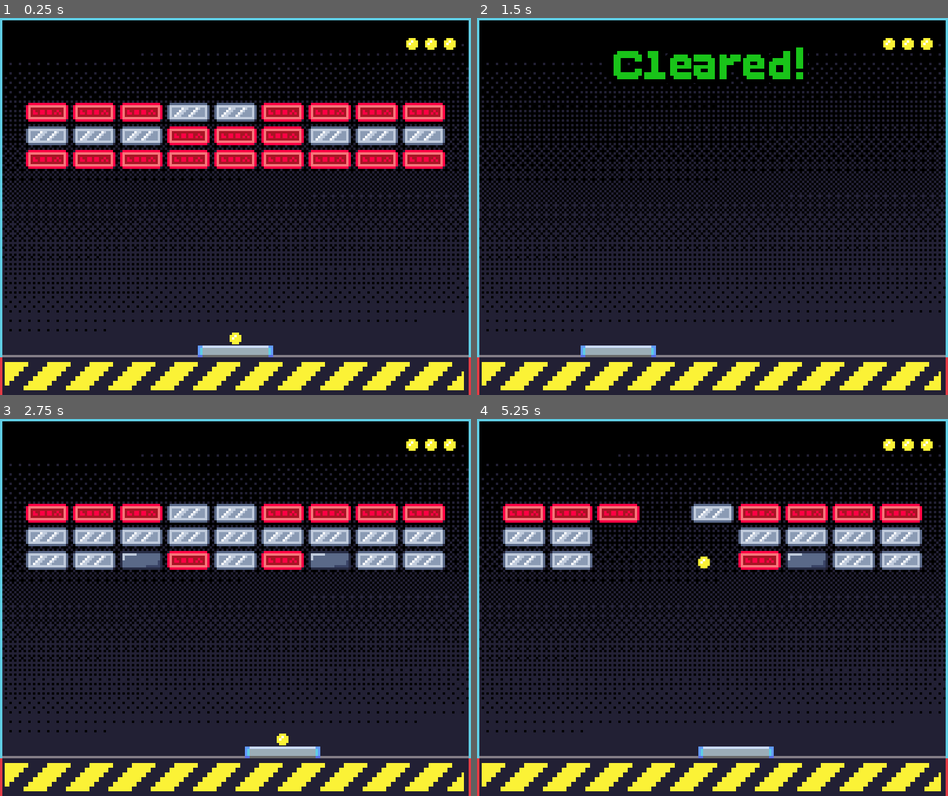
Above: before the commit, frames 1-4 (two rows, left to right).
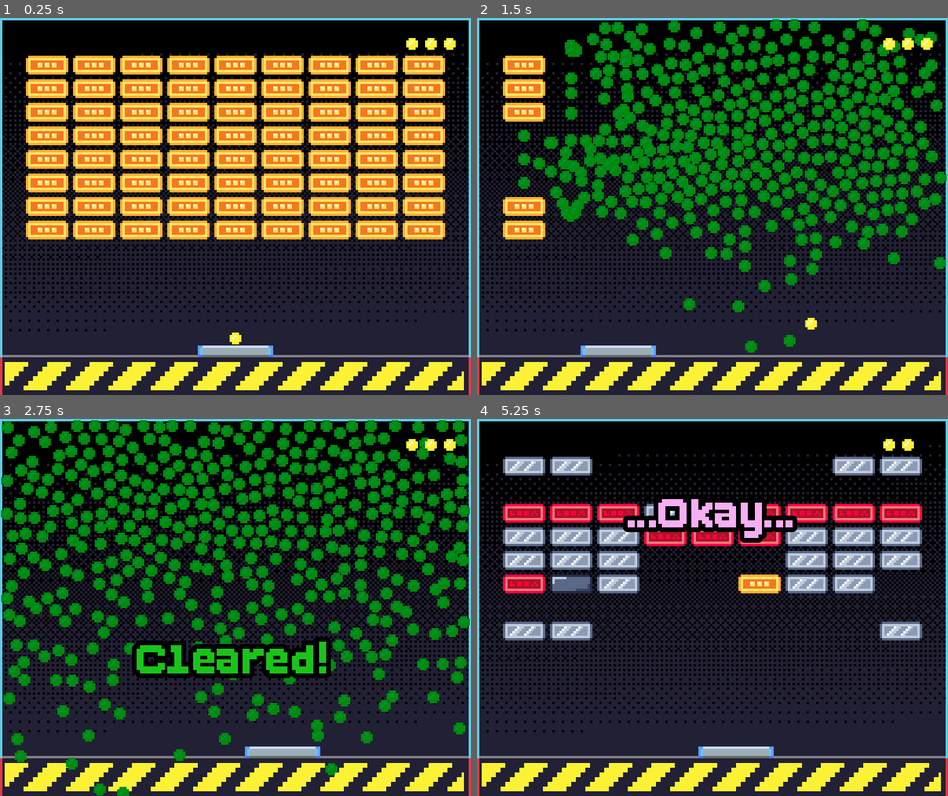
Above: after the commit, the same moments.

Repository: M-erb/godot-bouncy-breakout
Game: Godot game, scene res://scenes/world/world.tscn
Two runs of this game, one before a commit and one after it. Both use one fixed random seed, a clock stepped at 60 frames per second and the inputs below.
Inputs (mouse positions are in pixels of both pictures, inside the frame that each line leads up to):
- Up to frame 1 (0.25 s): no input
- Up to frame 2 (1.5 s): tap Enter at 0.5 s; move the mouse to (816, 187) at 0.52 s; click (816, 187) at 0.67 s; move the mouse to (618, 225) at 1.27 s; click (618, 225) at 1.42 s
- Up to frame 3 (2.75 s): move the mouse to (282, 524) at 2.02 s; click (282, 524) at 2.17 s
- Up to frame 4 (5.25 s): move the mouse to (688, 682) at 2.77 s; click (688, 682) at 2.92 s; move the mouse to (853, 664) at 3.52 s; click (853, 664) at 3.67 s; move the mouse to (571, 550) at 4.27 s; click (571, 550) at 4.42 s; move the mouse to (736, 607) at 5.02 s; click (736, 607) at 5.17 s

The runs differ from the first frame. In frame 1, 31% of the frame differs, in the area x 5-95%, y 10-59%; in frame 2, 28%; in frame 3, 37%, in the area x 0-100%, y 0-100%; in frame 4, 11%.

Commit message:
update: add shrapnal lvls

Diff:
--- a/scripts/global.gd
+++ b/scripts/global.gd
@@ -22,12 +22,32 @@
 
 const lvls := [
 	[
+		'SSSSSSSSS',
+		'SSSSSSSSS',
+		'SSSSSSSSS',
+		'SSSSSSSSS',
+		'SSSSSSSSS',
+		'SSSSSSSSS',
+		'SSSSSSSSS',
+		'SSSSSSSSS',
+	],
+	[
+		'OO-----OO',
+		'---------',
+		'BBBOOBBBB',
+		'OOOBBBOOO',
+		'OOO---OOO',
+		'BHO--SOO-',
+		'---------',
+		'OO-----OO',
+	],
+	[
 		'---------',
 		'---------',
 		'BBBOOBBBB',
 		'OOOBBBOOO',
 		'BBBBBBBBB',
-		'---------',
+		'----S----',
 		'---------',
 		'---------',
 	],
